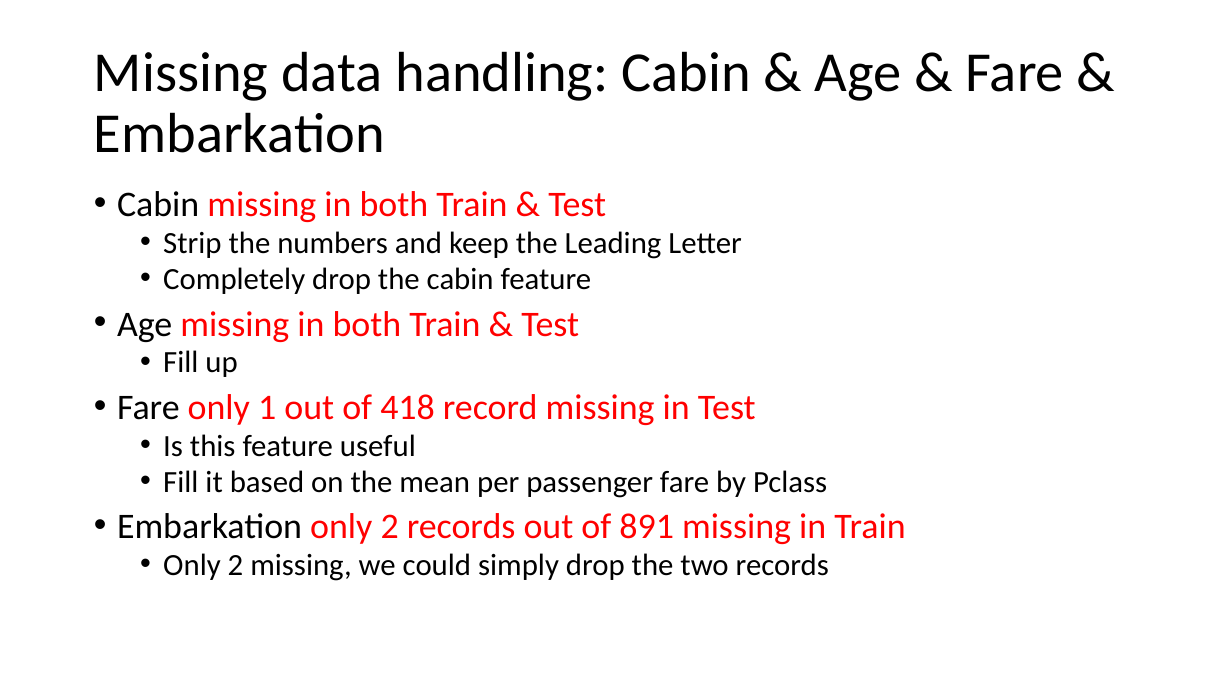
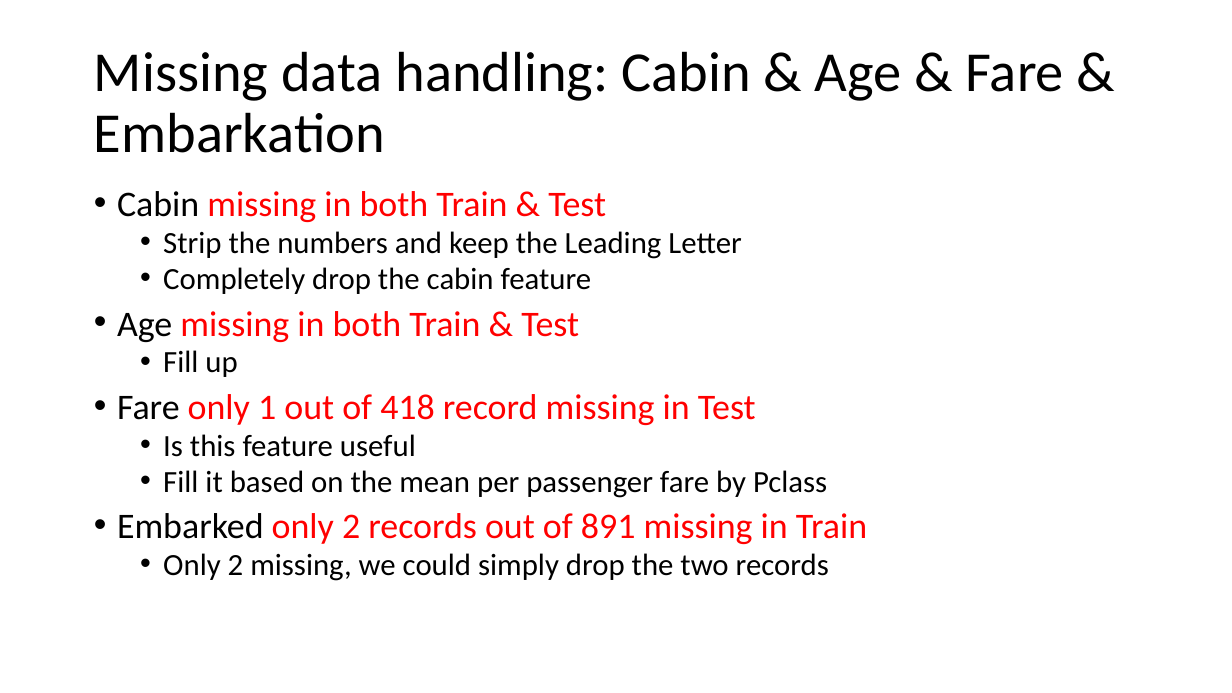
Before and after one commit to lifengzhi/msa_mh8101_or1_lp, a slide deck: slide 5 of msa_mh8111_as1_kaggle_project/Titianic.pptx. Drawn at 1232x693 pixels with LibreOffice and Linux fonts; fonts in the diff are those of the drawing. Boxes give left, top, right and bottom in pixels: in the first picture for what was removed or moved away, otherwise in the second. Text is boxed around its words. In the diff, an @@ line names an element or a change of style, - is before the commit and + after.

```diff
--- a/msa_mh8111_as1_kaggle_project/Titianic.pptx
+++ b/msa_mh8111_as1_kaggle_project/Titianic.pptx
@@ text at (117,513,867,544): text changed @@
-• Embarkation only 2 records out of 891 missing in Train
+• Embarked only 2 records out of 891 missing in Train
```
Also in this commit, not shown: 1 other file.
